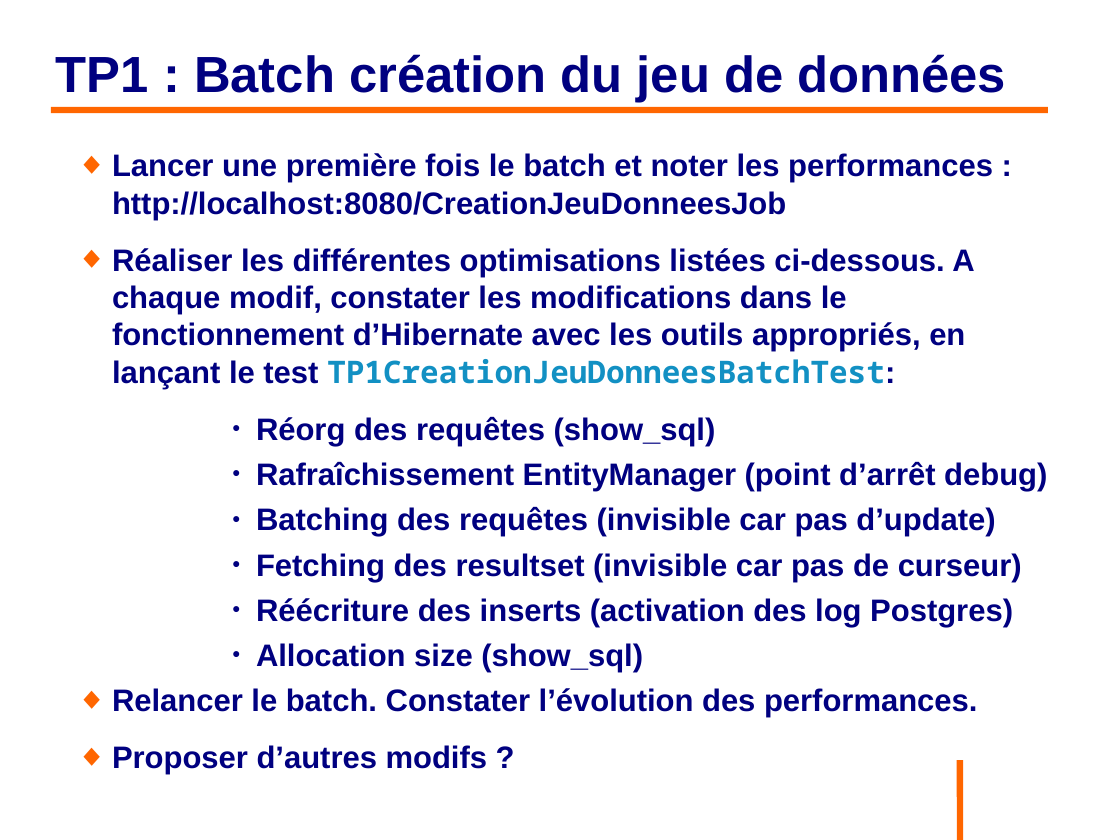
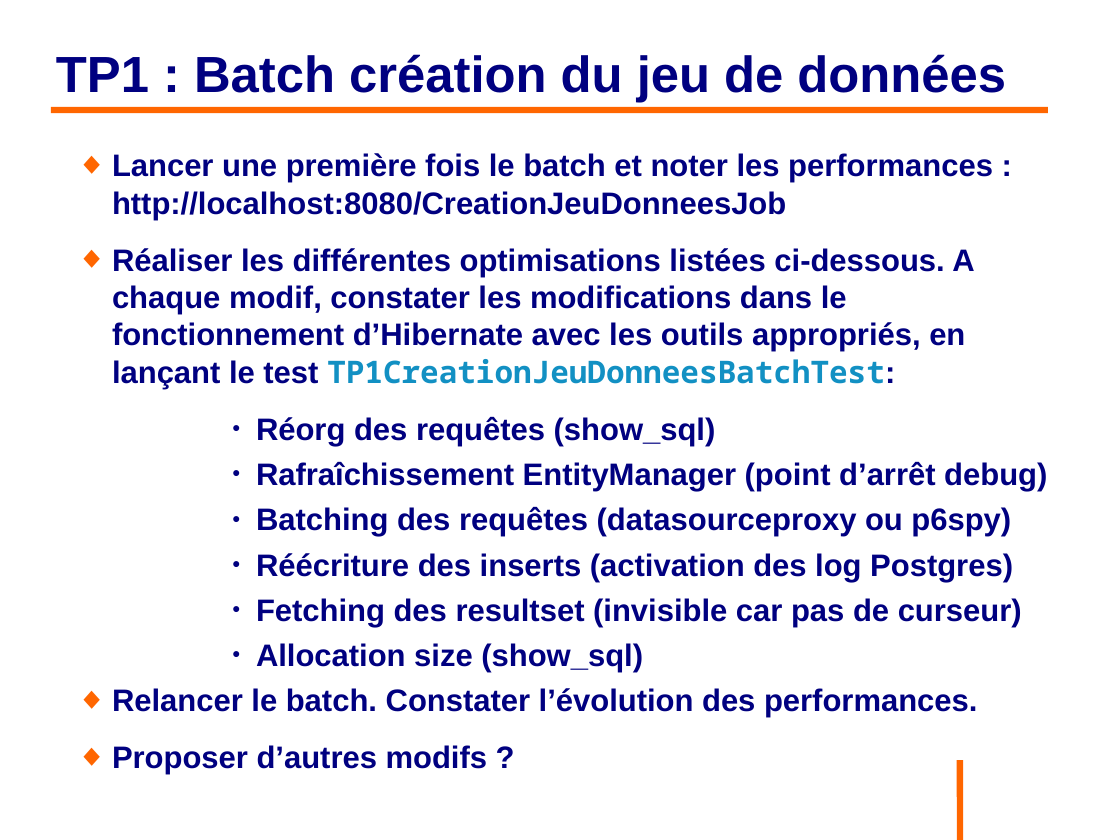
Before and after one commit to philphils/formation-hibernate-avancee, a slide deck: slide 31 of Documentation/diapo_formation_hibernate_avancee.odp (slide 30 before the commit). Drawn at 1120x840 pixels with LibreOffice and Linux fonts; fonts in the diff are those of the drawing; background and template pictures are left out. Boxes give left, top, right and bottom in pixels: in the first picture for what was removed or moved away, otherwise in the second. Text is boxed around its words. In the diff, an @@ line names an element or a change of style, - is before the commit and + after.

```diff
--- a/Documentation/diapo_formation_hibernate_avancee.odp
+++ b/Documentation/diapo_formation_hibernate_avancee.odp
@@ text at box(256, 506, 1013, 582): text changed @@
-      ● Batching des requêtes (invisible car pas d’update)
+      ● Batching des requêtes (datasourceproxy ou p6spy)
+      ● Réécriture des inserts (activation des log Postgres)
@@ text at box(256, 598, 1013, 627): paragraph removed @@
-      ● Réécriture des inserts (activation des log Postgres)
```
Also in this commit, not shown: 7 other slides changed, 1 slide added.
